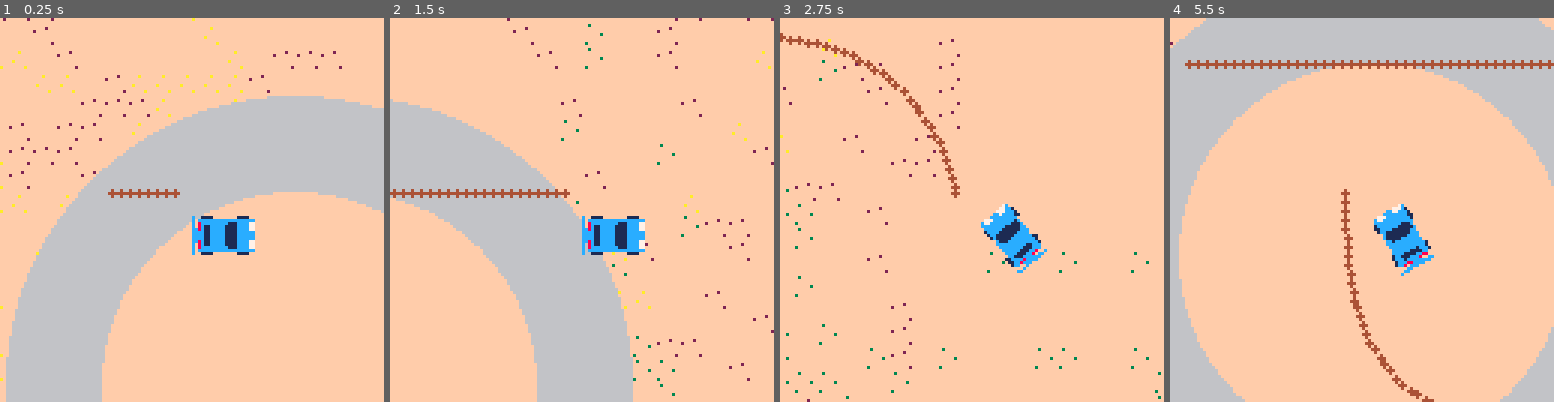
Above: before the commit, frames 1-4 (left to right).
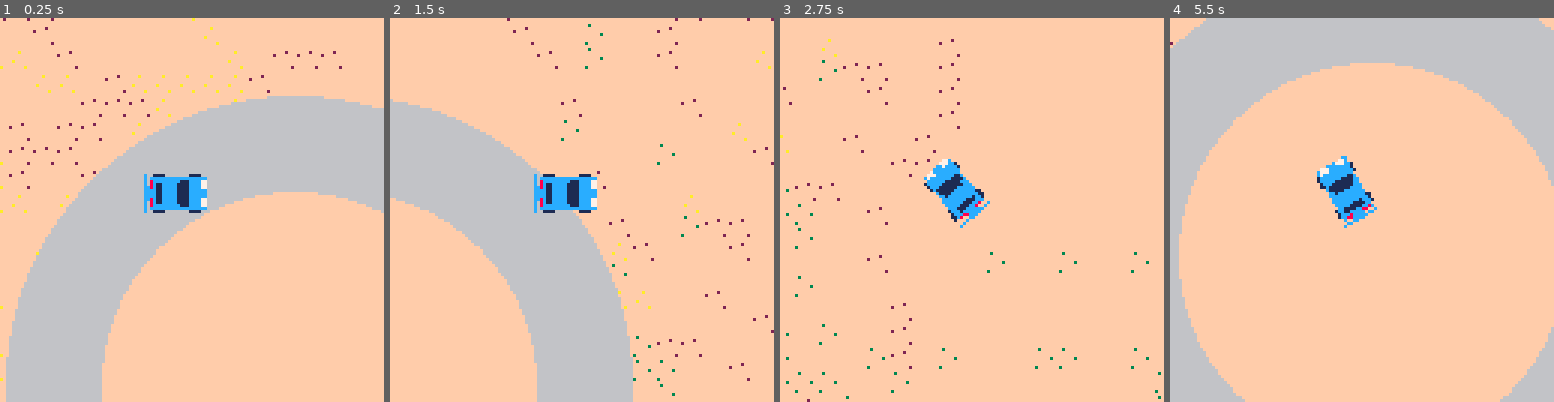
Above: after the commit, the same moments.

Repository: graearea/pico8
Game: PICO-8 cartridge drift.p8
Two runs of this game, one before a commit and one after it. Both use one fixed random seed, a clock stepped at 60 frames per second and the inputs below.
Inputs:
- Up to frame 1 (0.25 s): no input
- Up to frame 2 (1.5 s): no input
- Up to frame 3 (2.75 s): hold Right 1.6-2.1 s; hold Right from 2.47 s (still down)
- Up to frame 4 (5.5 s): release Right at 3.03 s; hold Left 3.08-3.58 s; hold Right 4.02-4.68 s; hold Left from 5.08 s (still down)

The runs differ from the first frame. In frame 1, 3.1% of the frame differs, in the area x 28-67%, y 40-62%; in frame 2, 3.5%; in frame 3, 3.7%; in frame 4, 4.9%, in the area x 3-100%, y 10-100%.

Commit message:
still trying with the skids

Diff:
--- a/drift.p8
+++ b/drift.p8
@@ -32,6 +32,10 @@
 -->8
 --car
 --10,8 10,20
+
+function draw_px(x,y,colour)
+ pset(x,y,colour)
+end
 
 function car(ix,iy)
 	return {
@@ -48,51 +53,60 @@
   dy=(self.speed*sin(-self.d_travel/360))
   self.x=self.x+dx
   self.y=self.y+dy
-
-  self:draw_skidmarks()
-	end	,
-
- draw_skidmarks=function(self)
-  skiddy={x=self.x,y=self.y}
-  add(self.skidmarks,skiddy)
- end,
+  --self:draw_skidmarks(self.draw_px)
+	 self:add_skid()
+	end,
 
 	draw=function(self)
 	 for b,skid in pairs(self.skidmarks) do
 		 circfill(skid.x,skid.y,1,4)
 	 end
-	 spr_r(0,self.x,self.y,self.angle)
- end
+	 spr_r(0,self.x,self.y,self.angle, draw_px)
+ end,
+
+	add_skid=function(self)
+--10,10 22,10
+	 local dx=10
+	 local dy=10
+	 local tx=self.x
+	 local ty=self.y
+	 local sa=sin(self.angle)
+	 local ca=cos(self.angle)
+	 xx=flr(dx*ca-dy*sa+tx)--transofrmed val
+	 yy=flr(dx*sa+dy*ca+ty)
+	 add(self.skids,{x=xx-16,y=yy-16})
+
+	end
 
 	}
 end
 
-
-function spr_r(s,x,y,a)
-  sw=(32)
+function spr_r(s,x,y,a,fn)
+  sw=(32)--sprite dimenstions
   sh=(32)
-  sx=(s%18)*18
-  sy=flr(s/20)*20
-  x0=flr(18)
-  y0=flr(14)
+  sx=flr(s%18)*18--0 pos of sprite
+  sy=flr(s/18)*18
+  x0=(16)--centre of sprite
+  y0=(16)
   a=a/360
   sa=sin(a)
   ca=cos(a)
-  for ix=0,sw-1 do
+  for ix=0,sw-1 do--for all px
    for iy=0,sh-1 do
-    dx=ix-x0
+    dx=ix-x0-- minus 16
     dy=iy-y0
-    xx=flr(dx*ca-dy*sa+x0)
+    xx=flr(dx*ca-dy*sa+x0)--transofrmed val
     yy=flr(dx*sa+dy*ca+y0)
     if (xx>=0 and xx<sw and yy>=0 and yy<=sh) then
-					sprite=sget(sx+xx,sy+yy)
-					if(sprite!=0) then
-		     pset(x+ix,y+iy,sget(sx+xx,sy+yy))
+					local px_colour=sget(sx+xx,sy+yy)
+					if(px_colour!=0) then
+		     fn(x+ix-16,y+iy-16,px_colour)
      end
     end
    end
   end
- end
+end
+
 __gfx__
 00000000000000000000000000000000003000000000000000000000000000000000000000000000000000000000000000000000000000000000000000000000
 000000000000000000000000000000000000000000000200000000000000a0000000000000000000000000000000000000000000000000000000000000000000
@@ -102,7 +116,9 @@
 00000000000000000000000000000000000000000000000000000000000000000000000000000000000000000000000000000000000000000000000000000000
 00000000000000000000000000000000030000000000000200000000000000a00000000000000000000000000000000000000000000000000000000000000000
 00000000000000000000000000000000000000000000000000000000000000000000000000000000000000000000000000000000000000000000000000000000
-000000c0011110000000011110000000000000000000000000000000000000000000000000440000000000000000000000000000000000000000000000000000
+00000000000000000000000000000000000000000000000000000000000000000000000000440000000000000000000000000000000000000000000000000000
+00000000000000000000000000000000000000000000000000000000000000000000000000000000000000000000000000000000000000000000000000000000
+000000c0011110000000011110000000000000000000000000000000000000000000000000000000000000000000000000000000000000000000000000000000
 000000c0ccccccccccccccccccc00000000000000000000000000000000000000000000000000000000000000000000000000000000000000000000000000000
 000000c08ccccccccc111cccc7700000000000000000000000000000000000000000000000000000000000000000000000000000000000000000000000000000
 000000c08c11ccccc1111cccc7700000000000000000000000000000000000000000000000000000000000000000000000000000000000000000000000000000
@@ -112,11 +128,9 @@
 000000cccc11ccccc1111cccccc00000000000000000000000000000000000000000000000000000000000000000000000000000000000000000000000000000
 000000cc8c11ccccc1111cccc7700000000000000000000000000000000000000000000000000000000000000000000000000000000000000000000000000000
 000000c08c11ccccc1111cccc7700000000000000000000000000000000000000000000000000000000000000000000000000000000000000000000000000000
-000000c08ccccccccc111cccc7700000000000000000000000000000000000000000000000000000000000000000000000000000000000000000000000000000
+000000c08ccccccccc111cccc7700000000000000000000000000000000000000000000000440000000000000000000000000000000000000000000000000000
 000000c0ccccccccccccccccccc00000000000000000000000000000000000000000000000000000000000000000000000000000000000000000000000000000
-000000c0011110000000011110000000000000000000000000000000000000000000000000440000000000000000000000000000000000000000000000000000
-00000000000000000000000000000000000000000000000000000000000000000000000000000000000000000000000000000000000000000000000000000000
-00000000000000000000000000000000000000000000000000000000000000000000000000000000000000000000000000000000000000000000000000000000
+000000c0011110000000011110000000000000000000000000000000000000000000000000000000000000000000000000000000000000000000000000000000
 00000000000000000000000000000000000000000000000000000000000000000000000000000000000000000000000000000000000000000000000000000000
 00000000000000000000000000000000000000000000000000000000000000000000000000000000000000000000000000000000000000000000000000000000
 00000000000000000000000000000000000000000000000000000000000000000000000000000000000000000000000000000000000000000000000000000000
